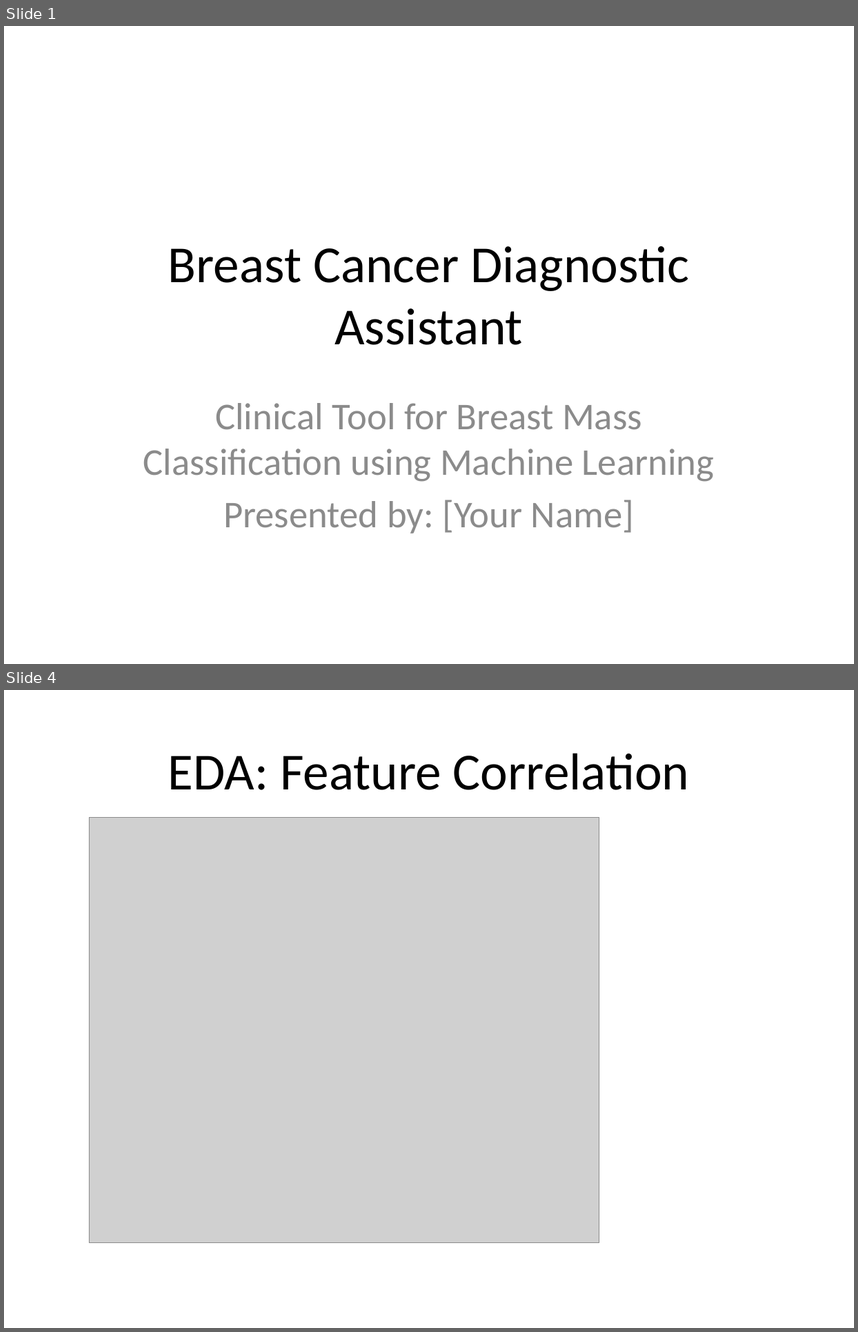
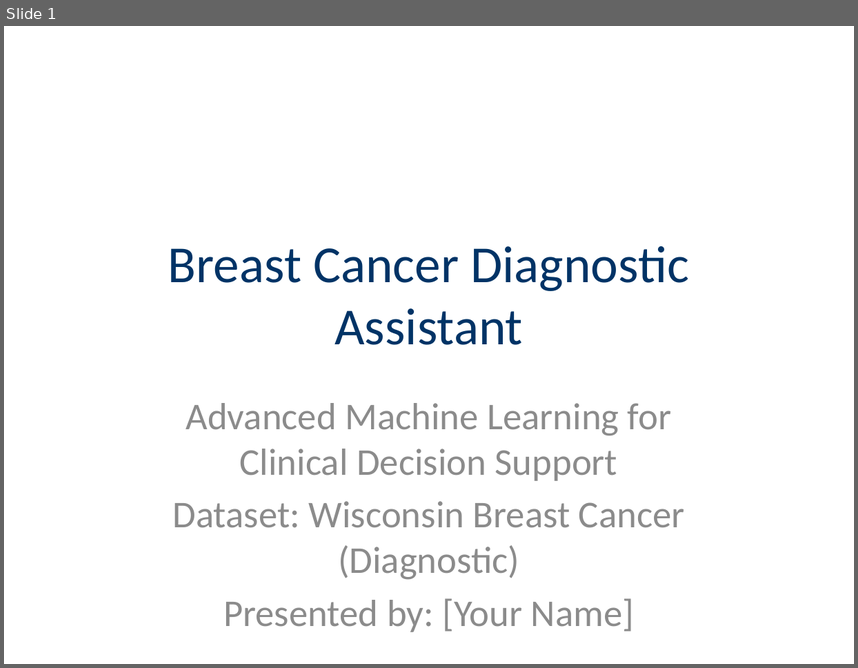
Before and after one commit to azharhussaincs/Breast-Cancer, a slide deck: presentation.pptx. Shown one above the other, each under a label of ours: slides 1 and 4 before the commit, slide 1 after it; the slides between them are not shown. The pictures are 858x1332 and 858x668 pixels, drawn with LibreOffice and Linux fonts; fonts in the diff are those of the drawing; grey boxes stand for pictures. Boxes give left, top, right and bottom in pixels: in the first picture for what was removed or moved away, otherwise in the second. Text is boxed around its words. In the diff, an @@ line names an element or a change of style, - is before the commit and + after.

```diff
--- a/presentation.pptx
+++ b/presentation.pptx
@@ slide 4 removed at (x1=4, y1=690, x2=854, y2=1328), background #FFFFFF @@
@@ title removed at (x1=168, y1=753, x2=689, y2=790) @@
-EDA: Feature Correlation
@@ picture removed at (x1=89, y1=818, x2=599, y2=1243) @@
@@ slide 1 changed as well @@
@@ title "Breast Cancer Diagnostic Assistant" at (x1=168, y1=246, x2=688, y2=345): text colour #000000 to #003366 @@
@@ subtitle at (x1=173, y1=403, x2=685, y2=579): text changed @@
-Clinical Tool for Breast Mass Classification using Machine Learning
+Advanced Machine Learning for Clinical Decision Support
+Dataset: Wisconsin Breast Cancer (Diagnostic)
```
Also in this commit, not shown: 7 other slides changed, 6 slides added, 1 other slide removed, 1 other file.
